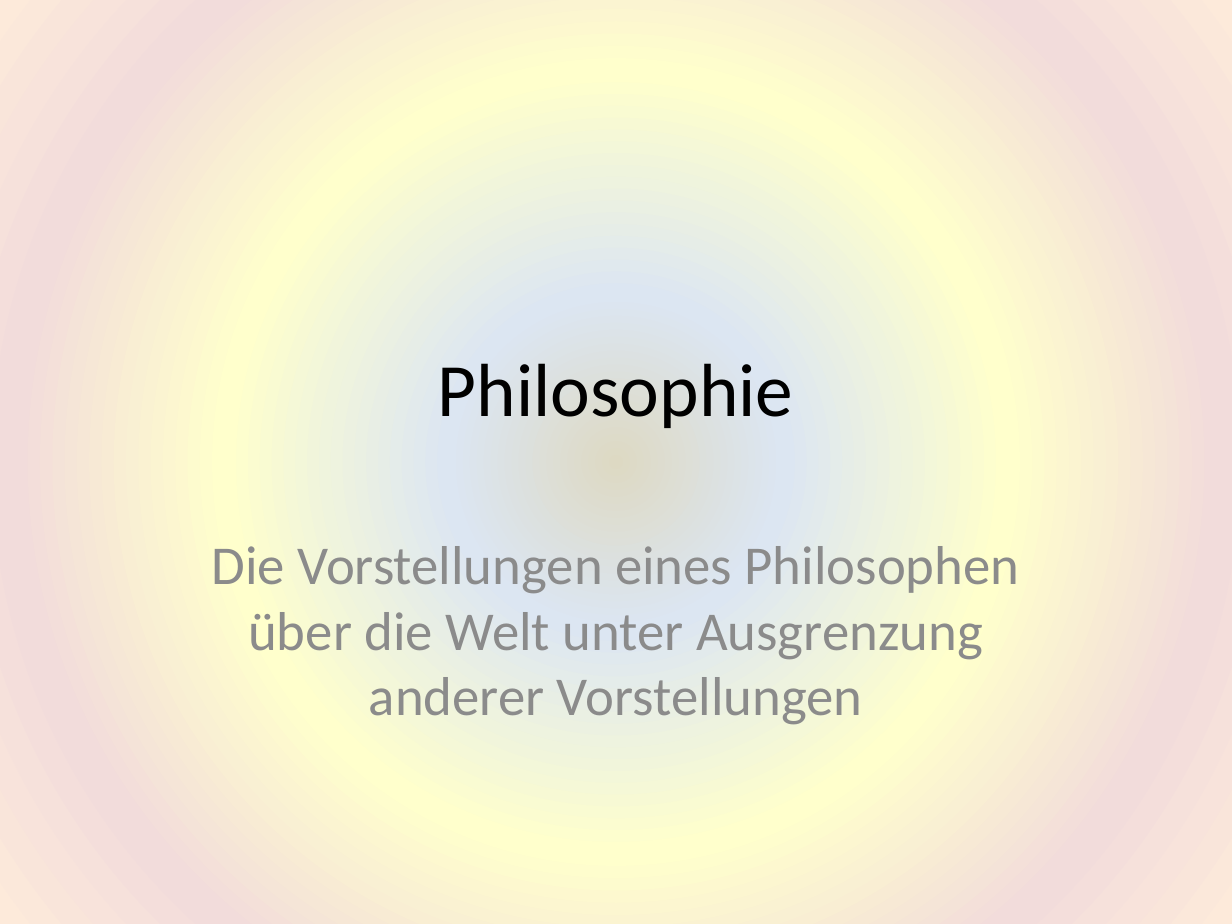
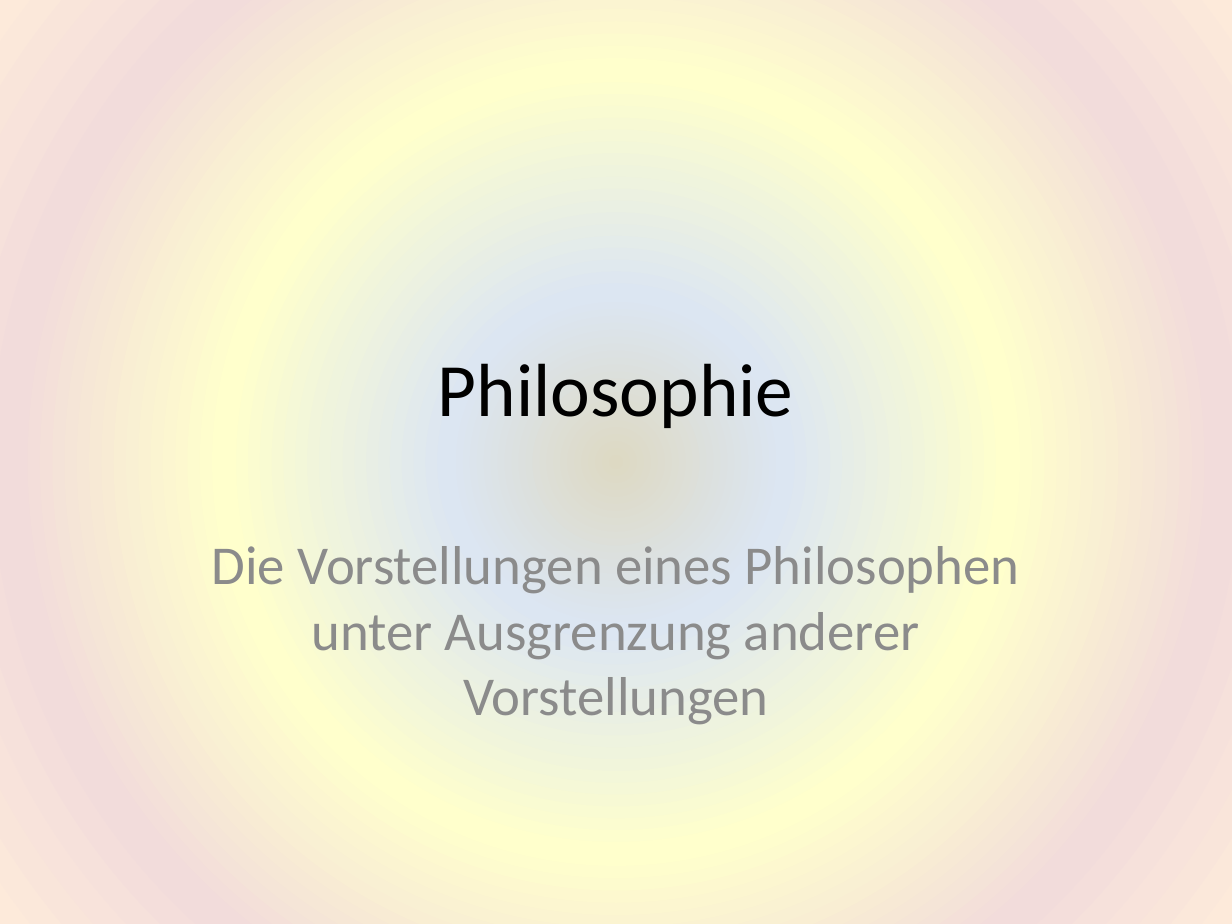
Before and after one commit to HaraldRieder/Physikalismus, a slide deck: slide 1 of Philosophie.pptx. Drawn at 1232x924 pixels with LibreOffice and Linux fonts; fonts in the diff are those of the drawing. Boxes give left, top, right and bottom in pixels: in the first picture for what was removed or moved away, otherwise in the second. Text is boxed around its words. In the diff, an @@ line names an element or a change of style, - is before the commit and + after.

Commit message:
Philosophie-Workshop

```diff
--- a/Philosophie.pptx
+++ b/Philosophie.pptx
@@ subtitle at [211,546,1020,724]: text changed @@
-Die Vorstellungen eines Philosophen über die Welt unter Ausgrenzung anderer Vorstellungen
+Die Vorstellungen eines Philosophen unter Ausgrenzung anderer Vorstellungen
```
Also in this commit, not shown: 4 other slides changed, 10 slides added, 2 slides removed.
